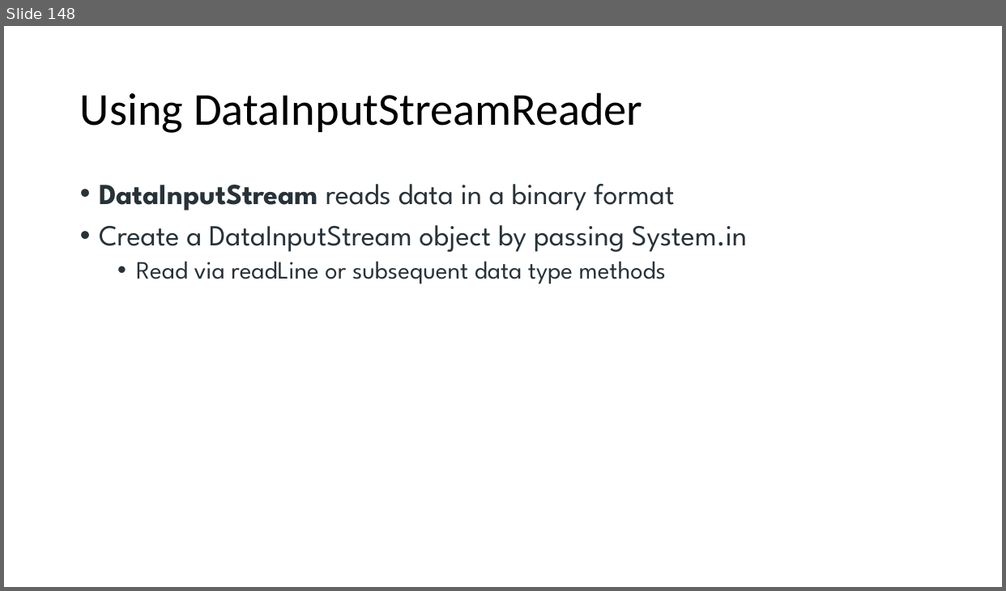
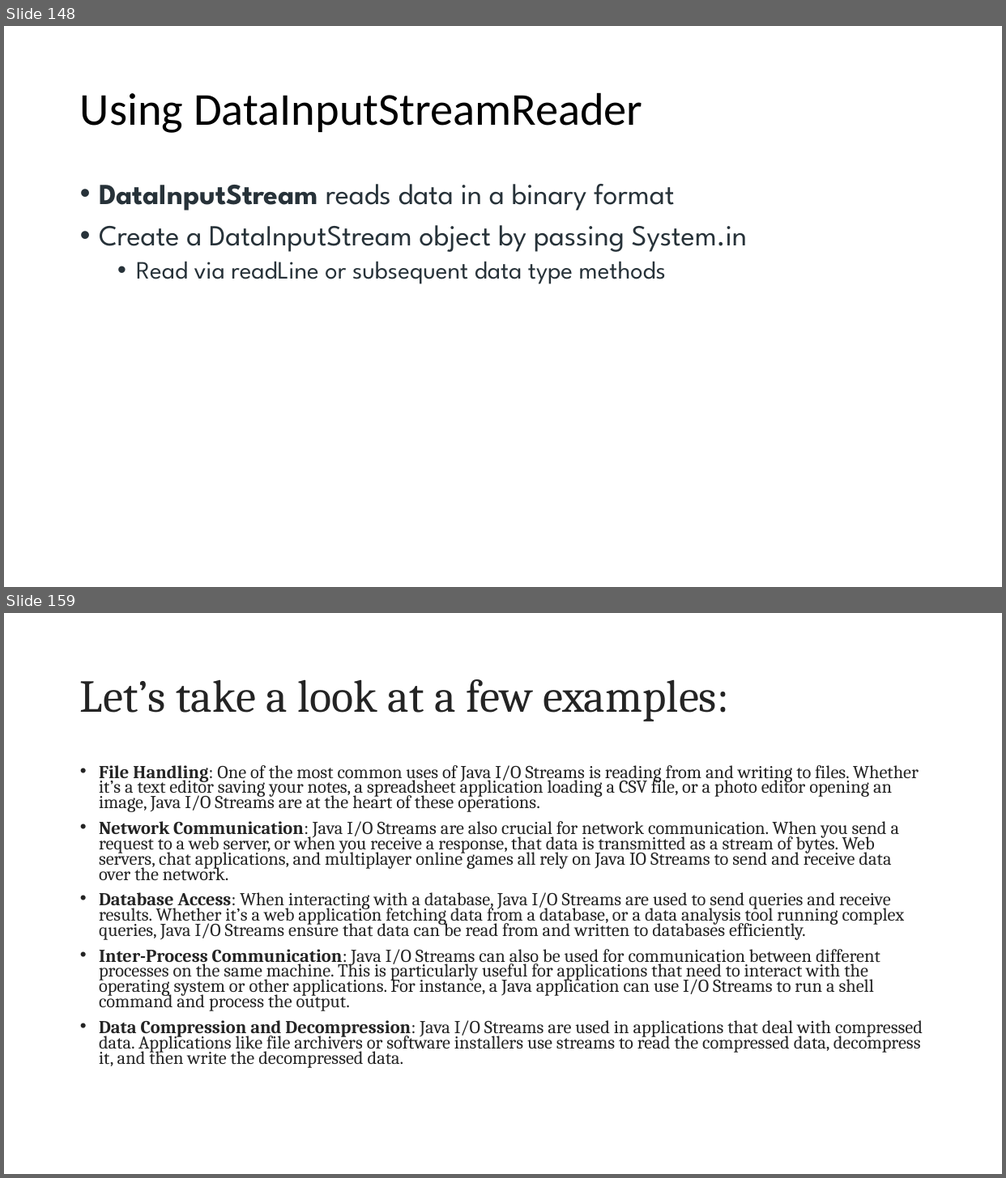
Before and after one commit to maddireddy/Core-Java, a slide deck: Notes/Core_Java.pptx. Shown one above the other, each under a label of ours: slide 148 before the commit, slides 148 and 159 after it; the slides between them are not shown. The pictures are 1006x591 and 1006x1178 pixels, drawn with LibreOffice and Linux fonts; fonts in the diff are those of the drawing. Boxes give left, top, right and bottom in pixels: in the first picture for what was removed or moved away, otherwise in the second. Text is boxed around its words. In the diff, an @@ line names an element or a change of style, - is before the commit and + after.

```diff
--- a/Notes/Core_Java.pptx
+++ b/Notes/Core_Java.pptx
@@ slide 159 added at [4, 613, 1002, 1174], background #FFFFFF @@
@@ title added at [80, 679, 729, 722], 44 pt, text #242424 @@
+Let’s take a look at a few examples:
@@ text added at [99, 765, 923, 1068], 17.5 pt, text #242424 @@
+• File Handling: One of the most common uses of Java I/O Streams is reading from and writing to files. Whether it’s a text editor saving your notes, a spreadsheet application loading a CSV file, or a photo editor opening an image, Java I/O Streams are at the heart of these operations.
+• Network Communication: Java I/O Streams are also crucial for network communication. When you send a request to a web server, or when you receive a response, that data is transmitted as a stream of bytes. Web servers, chat applications, and multiplayer online games all rely on Java IO Streams to send and receive data over the network.
+• Database Access: When interacting with a database, Java I/O Streams are used to send queries and receive results. Whether it’s a web application fetching data from a database, or a data analysis tool running complex queries, Java I/O Streams ensure that data can be read from and written to databases efficiently.
+• Inter-Process Communication: Java I/O Streams can also be used for communication between different processes on the same machine. This is particularly useful for applications that need to interact with the operating system or other applications. For instance, a Java application can use I/O Streams to run a shell command and process the output.
+• Data Compression and Decompression: Java I/O Streams are used in applications that deal with compressed data. Applications like file archivers or software installers use streams to read the compressed data, decompress it, and then write the decompressed data.
```
Also in this commit, not shown: 30 other slides added, 51 other files.
